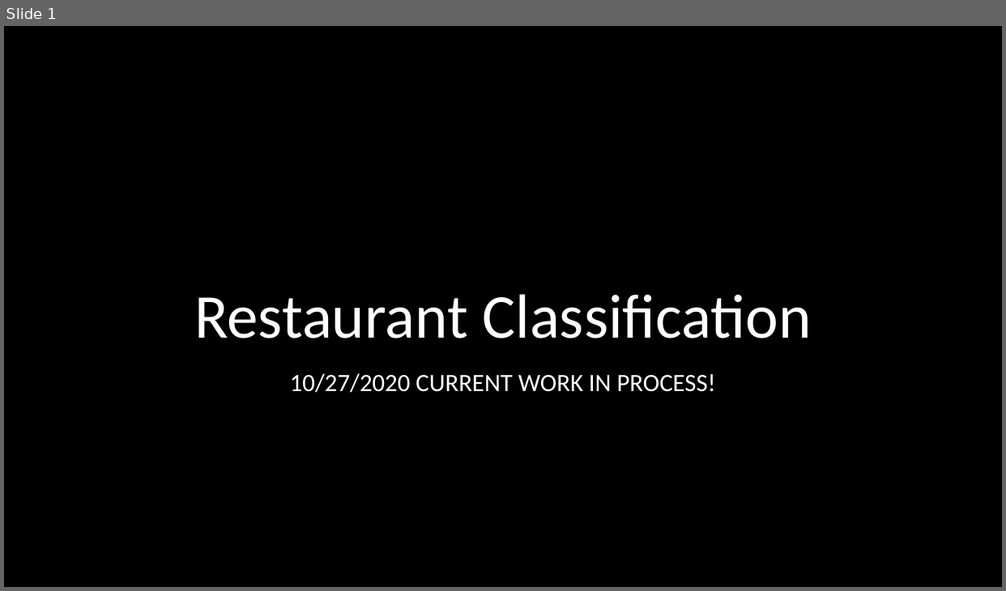
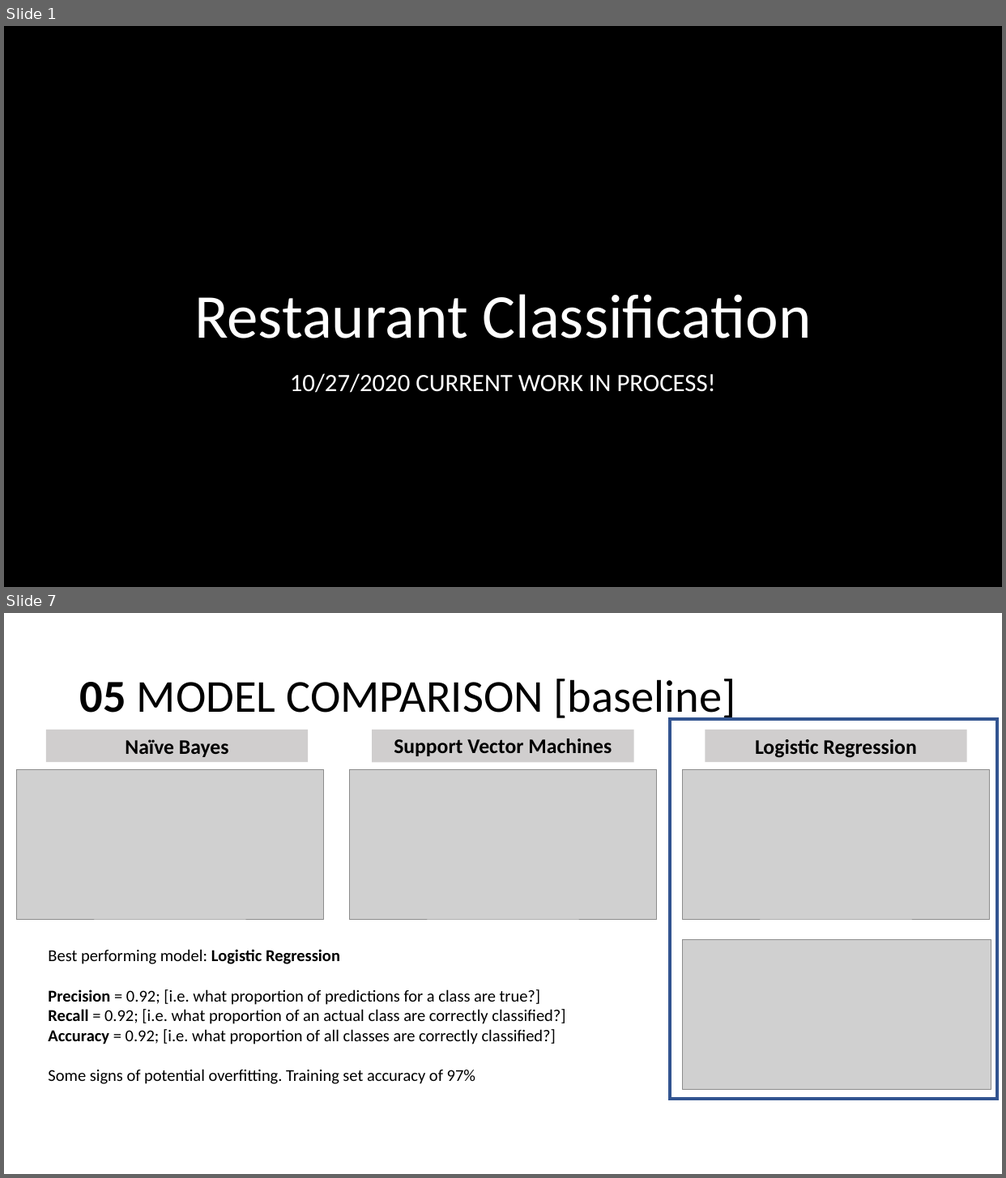
Before and after one commit to sstarkjr/NLP-food-safety-classification, a slide deck: Presentation.pptx. Shown one above the other, each under a label of ours: slide 1 before the commit, slides 1 and 7 after it; the slides between them are not shown. The pictures are 1006x591 and 1006x1178 pixels, drawn with LibreOffice and Linux fonts; fonts in the diff are those of the drawing; grey boxes stand for pictures; background and template pictures are left out. Boxes give left, top, right and bottom in pixels: in the first picture for what was removed or moved away, otherwise in the second. Text is boxed around its words. In the diff, an @@ line names an element or a change of style, - is before the commit and + after.

```diff
--- a/Presentation.pptx
+++ b/Presentation.pptx
@@ slide 7 added at bbox=[4, 613, 1002, 1174], background #FFFFFF @@
@@ title added at bbox=[80, 679, 736, 722], 44 pt, text #000000 @@
+05 MODEL COMPARISON [baseline]
@@ rectangle added at bbox=[46, 730, 308, 763], fill #D0CECE, 20 pt, text #000000, bold @@
+Naïve Bayes
@@ rectangle added at bbox=[373, 730, 634, 763], fill #D0CECE, 20 pt, text #000000, bold @@
+Support Vector Machines
@@ rectangle added at bbox=[671, 719, 997, 1099], outline #325491 2.75 pt @@
@@ rectangle added at bbox=[705, 730, 967, 763], fill #D0CECE, 20 pt, text #000000, bold @@
+Logistic Regression
@@ picture added at bbox=[17, 769, 325, 919] @@
@@ picture added at bbox=[349, 769, 657, 919] @@
@@ picture added at bbox=[682, 769, 990, 919] @@
@@ text added at bbox=[48, 949, 565, 1084], 16 pt, text #000000 @@
+Best performing model: Logistic Regression
+Precision = 0.92; [i.e. what proportion of predictions for a class are true?]
+Recall = 0.92; [i.e. what proportion of an actual class are correctly classified?]
+Accuracy = 0.92; [i.e. what proportion of all classes are correctly classified?]
+Some signs of potential overfitting. Training set accuracy of 97%
@@ picture added at bbox=[682, 940, 991, 1090] @@
```
Also in this commit, not shown: 5 slides changed, 3 other slides added, 2 slides removed, 3 other files.
